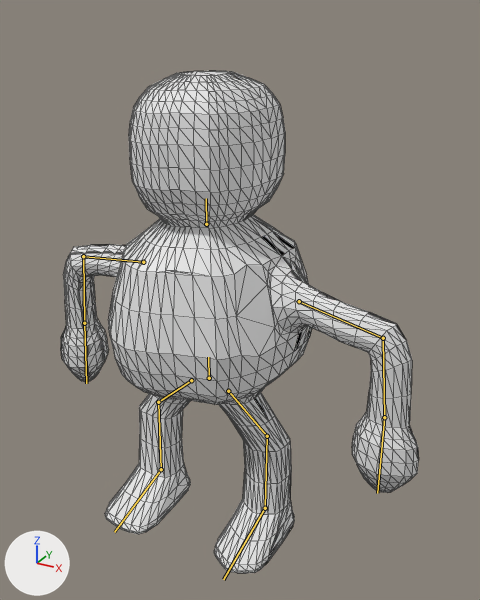
The glTF model assets/character.glb as it was, and as the next commit left it.
Rendered twice from a camera (50 mm lens) standing at (1.51, -2.45, 2.46) and looking at (0.13, 0.06, 1.21). The lights are fixed; the arrows at lower left show +X, +Y and +Z. The older version comes first. The bones that bend it are drawn over the model as lines. Mesh edges are drawn as thin lines.

In view in the first picture: 'Character'.
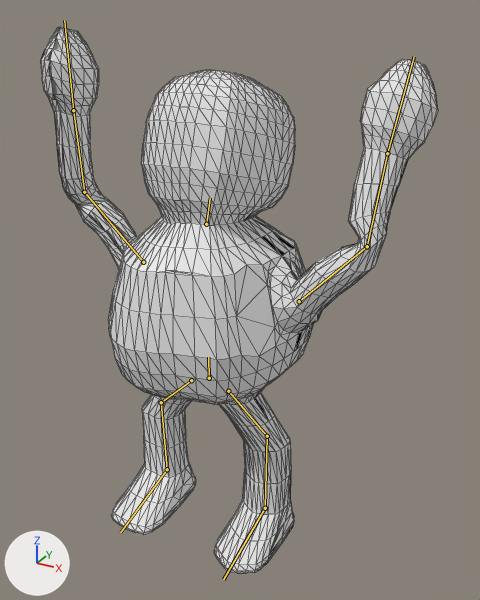
The newer file adds an action. The first version stands in its rest pose; the second is drawn at frame 50 of the action 'Arms up'.

Location of each change, [x1, y1, x2, y2] in pixels of the pictures (480 x 600 px):
'Character', posed (11% wider, 9% taller)
    before: [61, 71, 419, 573]
    after: [40, 27, 438, 573]
bone 'Head', root to tip
    before: (206, 224) to (206, 198)
    after: (206, 224) to (210, 198)
bone 'Upper.Arm.L', root to tip
    before: (299, 301) to (383, 338)
    after: (299, 301) to (367, 246)
bone 'Lower.Arm.L', root to tip
    before: (383, 338) to (384, 417)
    after: (367, 246) to (387, 153)
bone 'Upper.Arm.R', root to tip
    before: (143, 262) to (83, 256)
    after: (143, 262) to (84, 192)
bone 'Lower.Arm.R', root to tip
    before: (83, 256) to (84, 323)
    after: (84, 192) to (73, 110)
bone 'Upper.Leg.R', root to tip
    before: (191, 380) to (158, 402)
    after: (191, 380) to (161, 402)

The change in detail:
Bone 'Head' (bone_head) turns from (0, 0, 0) to (-17, 0, 0) degrees about its own x, y and z.
Bone 'Upper.Arm.L' (bone_upper_arm_l) turns from (0, 0, 0) to (-7, 10, 54) degrees about its own x, y and z.
Bone 'Lower.Arm.L' (bone_lower_arm_l) turns from (0, 0, 0) to (-20, -8, 117) degrees about its own x, y and z.
Bone 'Upper.Arm.R' (bone_upper_arm_r) turns from (0, 0, 0) to (13, -35, -65) degrees about its own x, y and z.
Bone 'Lower.Arm.R' (bone_lower_arm_r) turns from (0, 0, 0) to (-51, -45, -71) degrees about its own x, y and z.
Bone 'Upper.Leg.R' (bone_upper_leg_r) turns from (0, 0, 0) to (-2, 0, 2) degrees about its own x, y and z.
